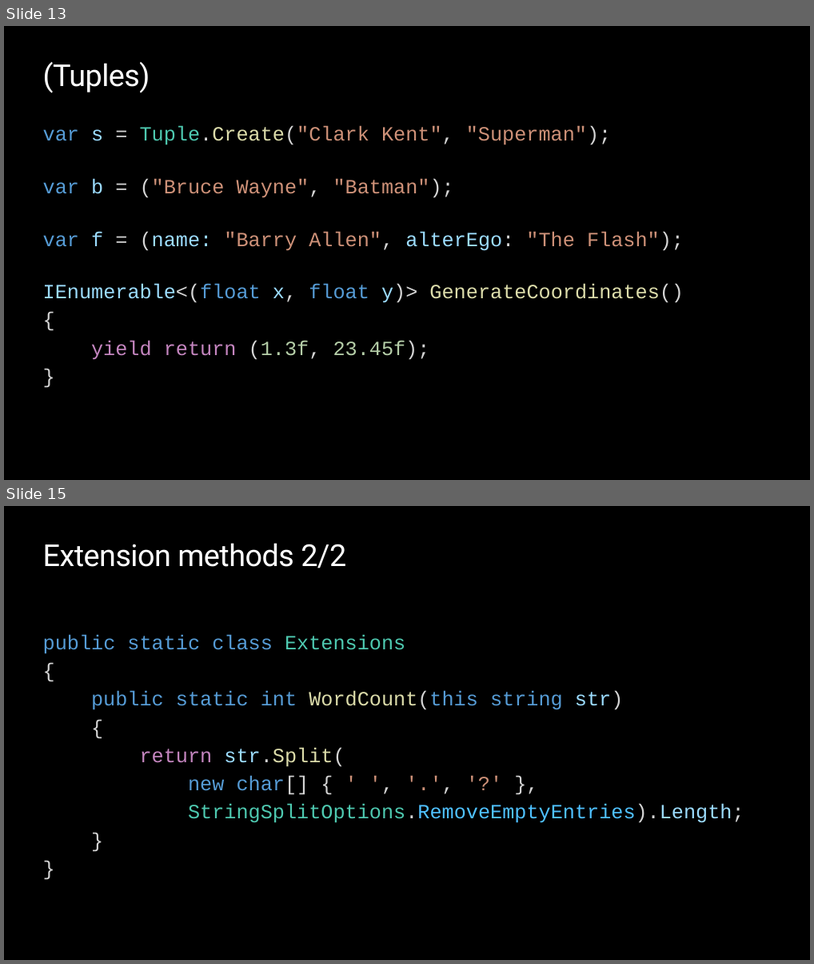
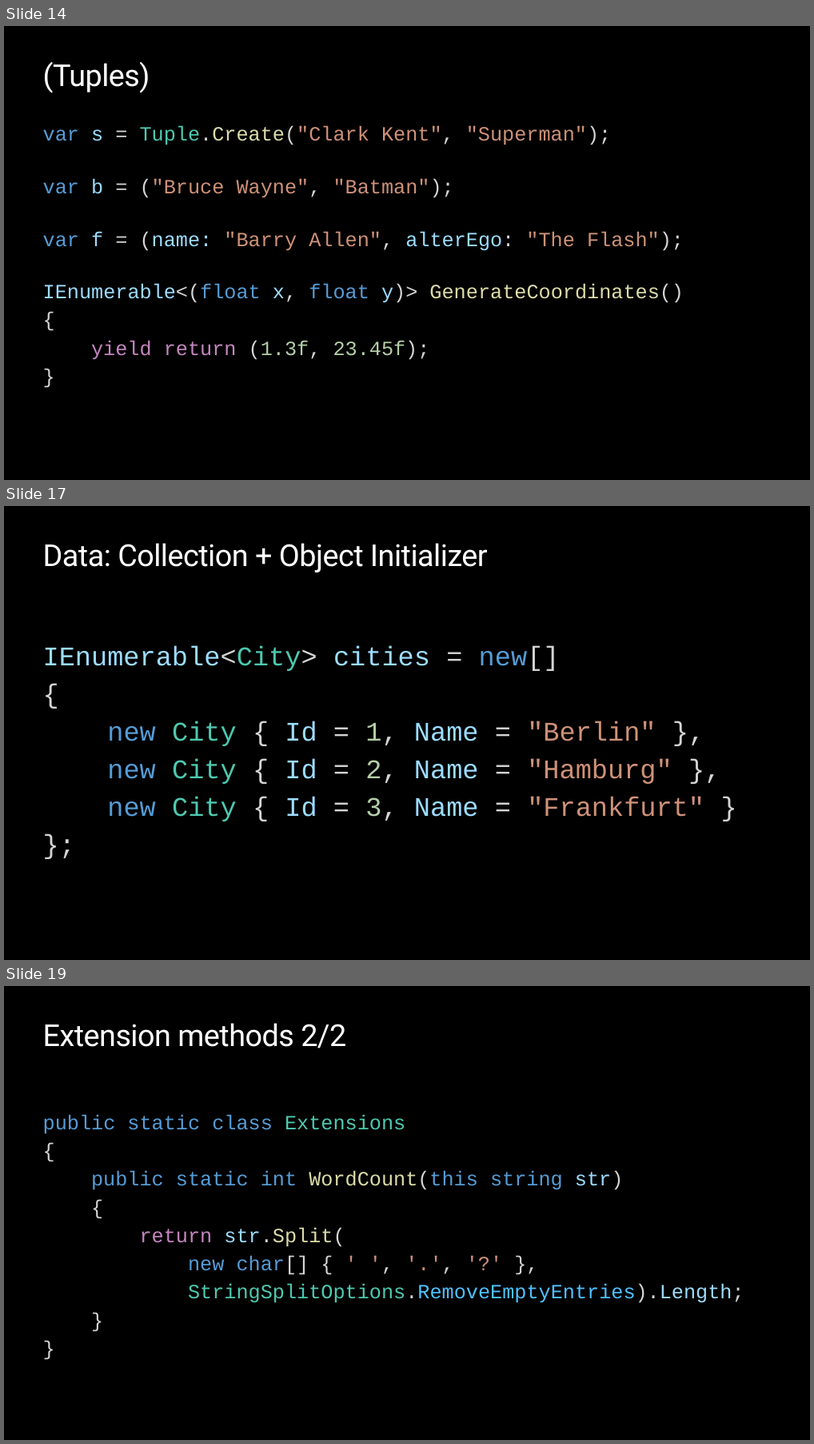
Before and after one commit to ondfisk/BDSA2020, a slide deck: Slides/Lecture03 - Lambdas and LINQ.pptx. Shown one above the other, each under a label of ours: slides 13 and 15 before the commit, slides 14, 17 and 19 after it; the slides between them are not shown. The pictures are 814x964 and 814x1444 pixels, drawn with LibreOffice and Linux fonts; fonts in the diff are those of the drawing; background and template pictures are left out. Boxes give left, top, right and bottom in pixels: in the first picture for what was removed or moved away, otherwise in the second. Text is boxed around its words. In the diff, an @@ line names an element or a change of style, - is before the commit and + after.

```diff
--- a/Slides/Lecture03 - Lambdas and LINQ.pptx
+++ b/Slides/Lecture03 - Lambdas and LINQ.pptx
@@ slide 17 added at (x1=4, y1=506, x2=810, y2=960), background #000000 @@
@@ title added at (x1=43, y1=543, x2=488, y2=572), 36 pt, text #FFFFFF @@
+Data: Collection + Object Initializer
@@ text added at (x1=43, y1=645, x2=705, y2=821), 32 pt, text #9CDCFE @@
+IEnumerable<City> cities = new[]
+{
+new City { Id = 1, Name = "Berlin" },
+new City { Id = 2, Name = "Hamburg" },
+new City { Id = 3, Name = "Frankfurt" }
+};
@@ what was slide 13 is now slide 14 @@
@@ what was slide 15 is now slide 19 @@
```
Also in this commit, not shown: 5 slides changed, 2 other slides added, 1 other file.
